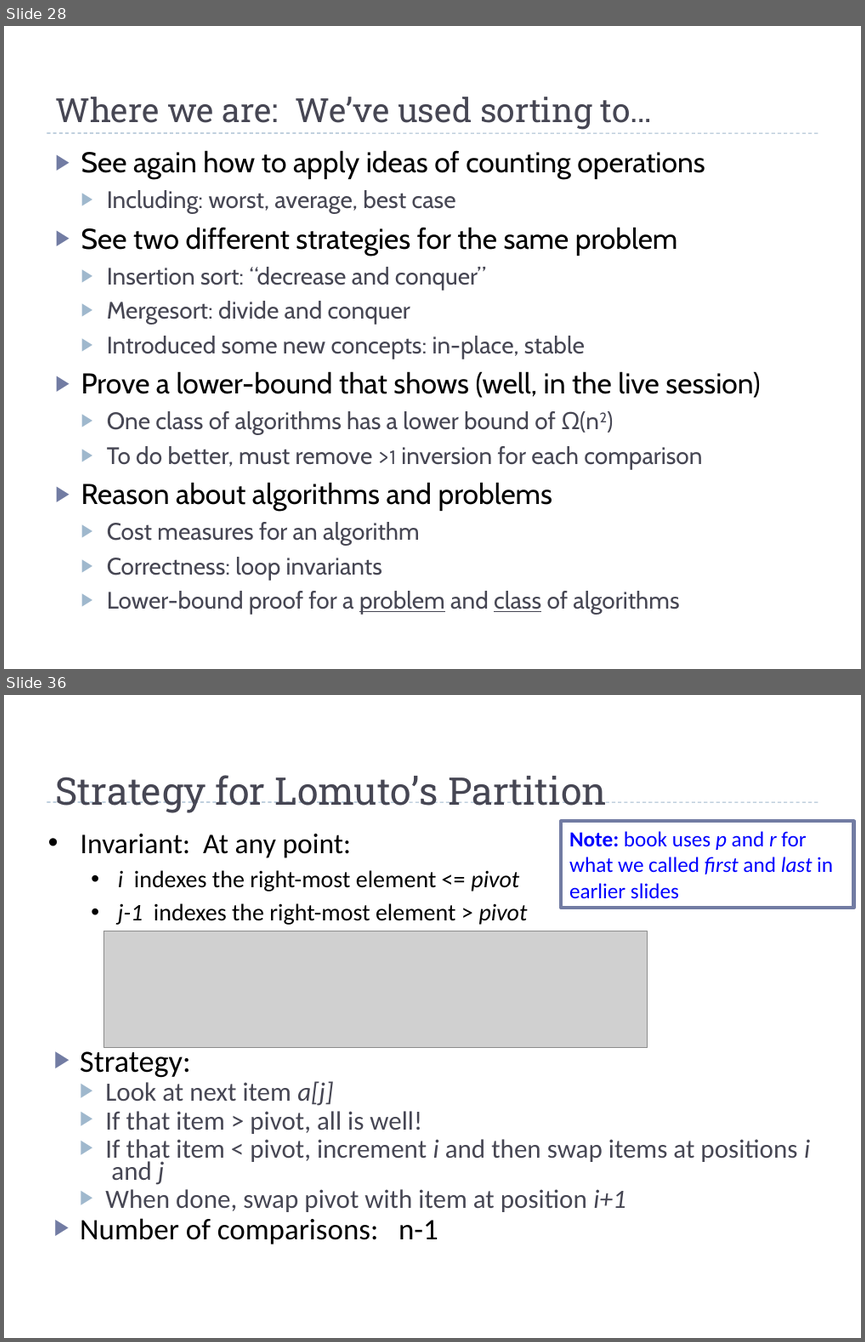
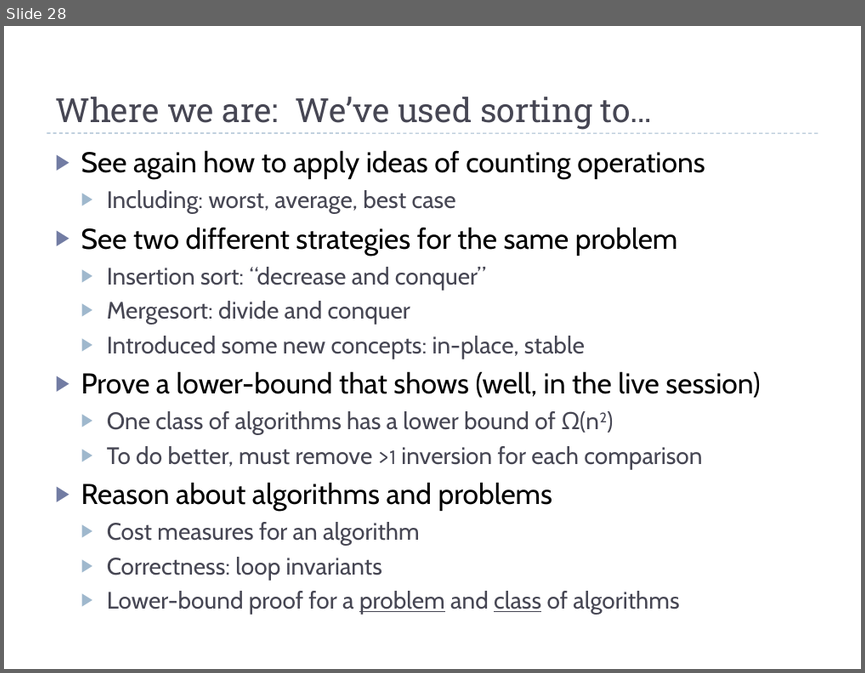
Before and after one commit to uva-cs/cs4102-f21, a slide deck: slides/sorting-intro-f21.pptx. Shown one above the other, each under a label of ours: slides 28 and 36 before the commit, slide 28 after it; the slides between them are not shown. The pictures are 865x1342 and 865x673 pixels, drawn with LibreOffice and Linux fonts; fonts in the diff are those of the drawing; grey boxes stand for pictures. Boxes give left, top, right and bottom in pixels: in the first picture for what was removed or moved away, otherwise in the second. Text is boxed around its words. In the diff, an @@ line names an element or a change of style, - is before the commit and + after.

```diff
--- a/slides/sorting-intro-f21.pptx
+++ b/slides/sorting-intro-f21.pptx
@@ slide 36 removed at (4,695,861,1338), background #FFFFFF; not listed: 1 template element that a slide beside it also shows @@
@@ title removed at (55,775,607,813) @@
-Strategy for Lomuto’s Partition
@@ rectangle removed at (561,821,854,907) @@
-Note: book uses p and r for what we called first and last in earlier slides
@@ text removed at (80,834,528,925) @@
-• Invariant: At any point:
-  • i indexes the right-most element <= pivot
-  • j-1 indexes the right-most element > pivot
@@ picture removed at (104,930,647,1047) @@
@@ text removed at (80,1046,810,1244) @@
-▶ Strategy:
-  ▶ Look at next item a[j]
-  ▶ If that item > pivot, all is well!
-  ▶ If that item < pivot, increment i and then swap items at positions i and j
-  ▶ When done, swap pivot with item at position i+1
-▶ Number of comparisons: n-1
```
Also in this commit, not shown: 2 slides changed, 14 other slides removed, 5 other files.
